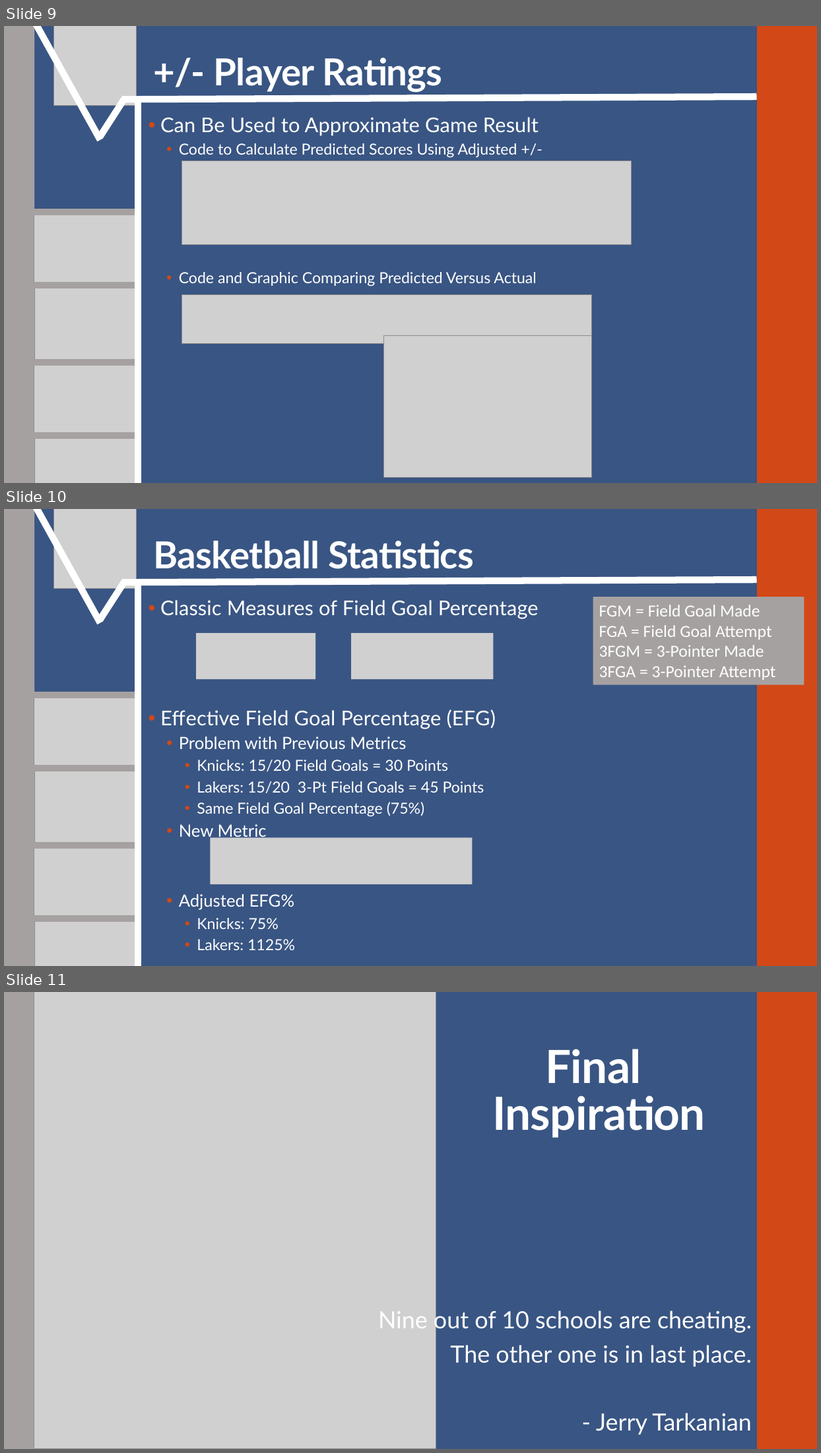
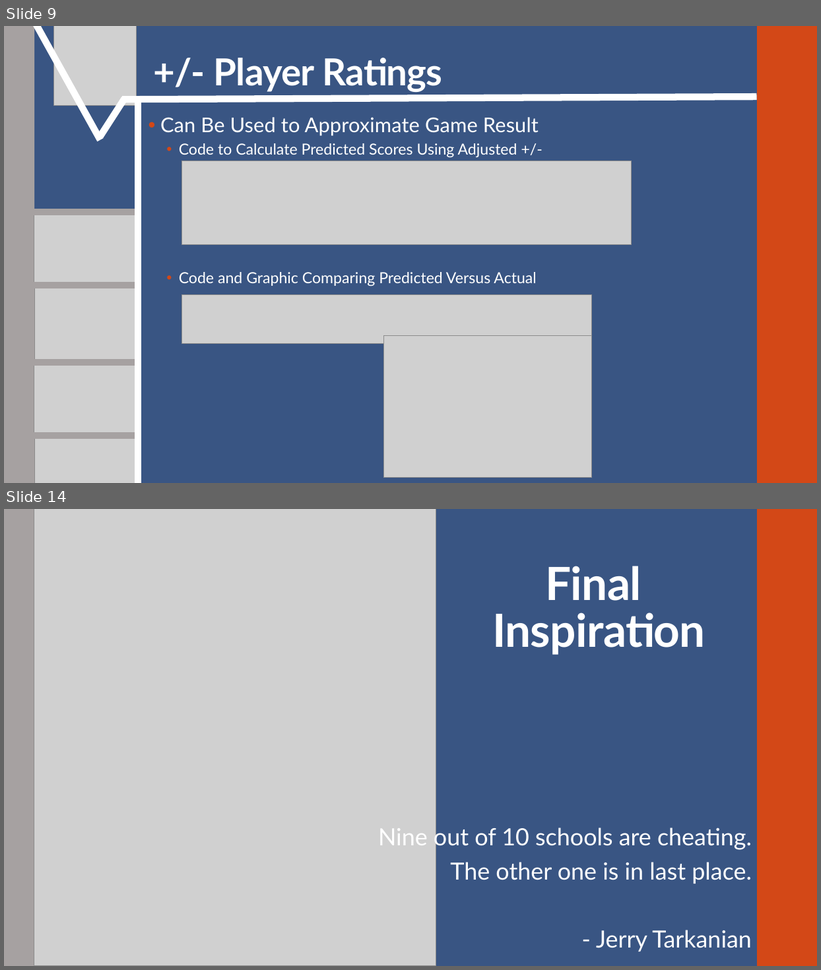
Before and after one commit to SuperMarioGiacomazzo/STOR390_WEBSITE, a slide deck: Slides/Basketball 2/Basketball_2_Lecture.pptx. Shown one above the other, each under a label of ours: slides 9, 10 and 11 before the commit, slides 9 and 14 after it; the slides between them are not shown. The pictures are 821x1453 and 821x970 pixels, drawn with LibreOffice and Linux fonts; fonts in the diff are those of the drawing; grey boxes stand for pictures. Boxes give left, top, right and bottom in pixels: in the first picture for what was removed or moved away, otherwise in the second. Text is boxed around its words. In the diff, an @@ line names an element or a change of style, - is before the commit and + after.

```diff
--- a/Slides/Basketball 2/Basketball_2_Lecture.pptx
+++ b/Slides/Basketball 2/Basketball_2_Lecture.pptx
@@ slide 10 removed at box(4, 509, 817, 966), background #395583; not listed: 2 template elements that a slide beside it also shows @@
@@ line removed from (33, 509) to (100, 623) @@
@@ picture removed at box(54, 509, 136, 588) @@
@@ title removed at box(153, 541, 474, 569) @@
-Basketball Statistics
@@ line removed from (100, 619) to (125, 582) @@
@@ line removed from (122, 582) to (757, 580) @@
@@ line removed from (138, 966) to (138, 582) @@
@@ text removed at box(160, 600, 539, 951) @@
-• Classic Measures of Field Goal Percentage
-• Effective Field Goal Percentage (EFG)
-  • Problem with Previous Metrics
-    • Knicks: 15/20 Field Goals = 30 Points
-    • Lakers: 15/20 3-Pt Field Goals = 45 Points
-    • Same Field Goal Percentage (75%)
-  • New Metric
-  • Adjusted EFG%
-    • Knicks: 75%
-    • Lakers: 1125%
@@ rectangle removed at box(593, 597, 805, 685) @@
-FGM = Field Goal Made
-FGA = Field Goal Attempt
-3FGM = 3-Pointer Made
-3FGA = 3-Pointer Attempt
@@ picture removed at box(196, 634, 316, 680) @@
@@ picture removed at box(351, 634, 493, 680) @@
@@ line removed from (29, 695) to (135, 695) @@
@@ picture removed at box(34, 697, 141, 771) @@
@@ line removed from (28, 768) to (135, 768) @@
@@ picture removed at box(34, 771, 141, 846) @@
@@ picture removed at box(210, 838, 473, 885) @@
@@ line removed from (29, 846) to (135, 846) @@
@@ line removed from (29, 846) to (135, 846) @@
@@ picture removed at box(34, 848, 141, 922) @@
@@ line removed from (28, 919) to (135, 919) @@
@@ picture removed at box(34, 922, 141, 966) @@
@@ what was slide 11 is now slide 14 @@
```
Also in this commit, not shown: 1 slide changed, 4 slides added, 2 other files.
